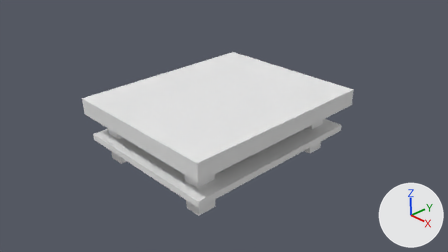
Before and after pictures for a commit that changed the Blender file sources/Assets/models/table_salon.blend.
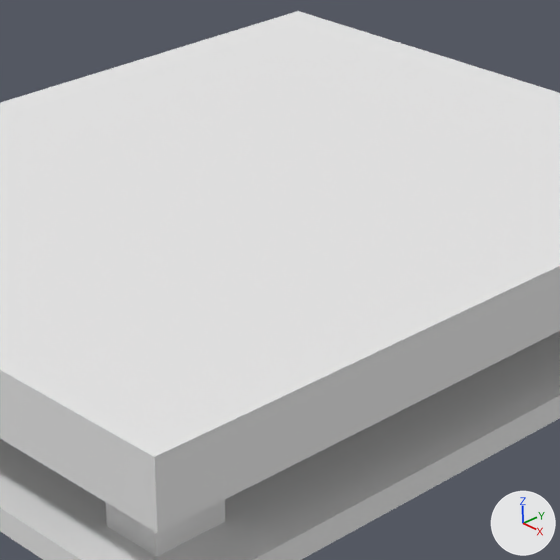
There are two pictures of each version: one from the file's camera 'Camera', one close up on the part from 35% to 67% of the width and 20% to 75% of the height. The axes (+X, +Y, +Z) are drawn at lower right. The lights are the same throughout.

The scene before the commit, as lines of its bpy script (objects in view):
```python
me_cube = bpy.data.meshes.new('Cube')
me_cube.from_pydata(...)  # 160 vertices, 172 faces; spans x -0.79..0.85, y -0.97..0.98, z 0.0..0.64
me_cube.materials.append(mat_material)  # white #e7e7e7
ob_cube = bpy.data.objects.new('Cube', me_cube)
ob_cube.location = (0.0, 0.0, 0.0)
```
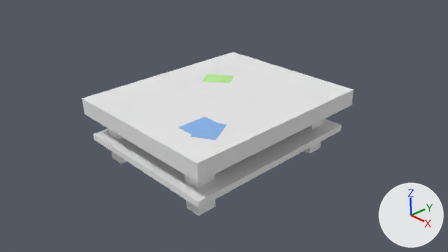
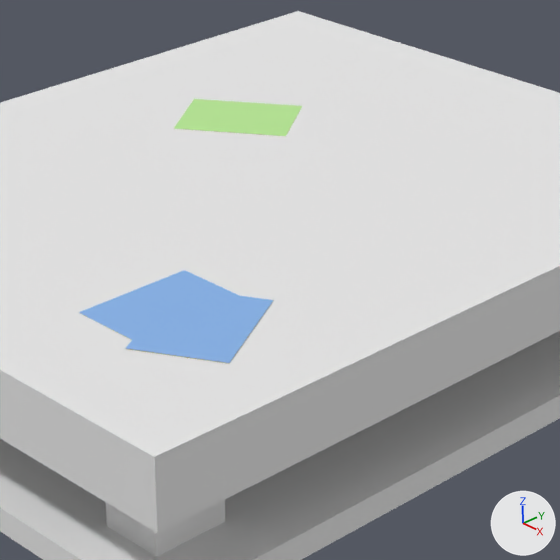
Boxes [x1, y1, x2, y2] around the edits, measured in the close-ups (560 x 560 px):
'magazine3', added (blue): after [125, 287, 274, 364]
    faces in mat_material_002 (its picture is missing): [126, 287, 273, 363]
'magazine1', added (green): after [174, 99, 302, 136]
    faces in mat_material_003 (its picture is missing): [174, 99, 302, 136]
'magazine4', added (blue): after [79, 270, 240, 340]
    faces in mat_material_002 (its picture is missing): [79, 270, 240, 340]

Edits to the bpy script that builds the scene:
```text
Add mat_material_002:
    mat_material_002 = diffuse_material('Material.002')
    mat_material_002.base_color = (0.26, 0.46, 0.8)  # blue #8bb5e7
Add mat_material_001:
    mat_material_001 = diffuse_material('Material.001')
    mat_material_001.base_color = (0.429, 0.333, 0.199)  # beige #af9c7b
Add mat_material_003:
    mat_material_003 = diffuse_material('Material.003')
    mat_material_003.base_color = (0.486, 0.8, 0.314)  # green #b9e798
Add me_cube_001:
    me_cube_001.from_pydata([(-0.024, -0.177, 0.0), (-0.163, 0.073, 0.0), (0.024, 0.177, 0.0), (0.163, -0.073, 0.0), (-0.024, -0.177, 0.001), (-0.163, 0.073, 0.001), (0.024, 0.177, 0.001), (0.163, -0.073, 0.001)], [], [(4, 5, 1, 0), (5, 6, 2, 1), (6, 7, 3, 2), (7, 4, 0, 3), (0, 1, 2, 3), (7, 6, 5, 4)])
    for i in [5]: me_cube_001.polygons[i].material_index = 1
    me_cube_001.materials.append(mat_material_001)  # beige #af9c7b
    me_cube_001.materials.append(mat_material_002)  # its picture is missing
Add me_cube_002:
    me_cube_002.from_pydata([(-0.107, -0.143, 0.0), (-0.107, 0.143, 0.0), (0.107, 0.143, 0.0), (0.107, -0.143, 0.0), (-0.107, -0.143, 0.001), (-0.107, 0.143, 0.001), (0.107, 0.143, 0.001), (0.107, -0.143, 0.001)], [], [(4, 5, 1, 0), (5, 6, 2, 1), (6, 7, 3, 2), (7, 4, 0, 3), (0, 1, 2, 3), (7, 6, 5, 4)])
    for i in [5]: me_cube_002.polygons[i].material_index = 1
    me_cube_002.materials.append(mat_material_001)  # beige #af9c7b
    me_cube_002.materials.append(mat_material_002)  # its picture is missing
Add me_cube_003:
    me_cube_003.from_pydata([(-0.178, 0.007, 0.0), (0.057, 0.169, 0.0), (0.178, -0.007, 0.0), (-0.057, -0.169, 0.0), (-0.178, 0.007, 0.001), (0.057, 0.169, 0.001), (0.178, -0.007, 0.001), (-0.057, -0.169, 0.001)], [], [(4, 5, 1, 0), (5, 6, 2, 1), (6, 7, 3, 2), (7, 4, 0, 3), (0, 1, 2, 3), (7, 6, 5, 4)])
    for i in [5]: me_cube_003.polygons[i].material_index = 1
    me_cube_003.materials.append(mat_material_001)  # beige #af9c7b
    me_cube_003.materials.append(mat_material_003)  # its picture is missing
Add ob_magazine3:
    ob_magazine3 = bpy.data.objects.new('magazine3', me_cube_001)
    ob_magazine3.location = (0.519, -0.566, 0.641)
Add ob_magazine4:
    ob_magazine4 = bpy.data.objects.new('magazine4', me_cube_002)
    ob_magazine4.location = (0.412, -0.566, 0.64)
Add ob_magazine1:
    ob_magazine1 = bpy.data.objects.new('magazine1', me_cube_003)
    ob_magazine1.location = (-0.277, 0.272, 0.641)
```
